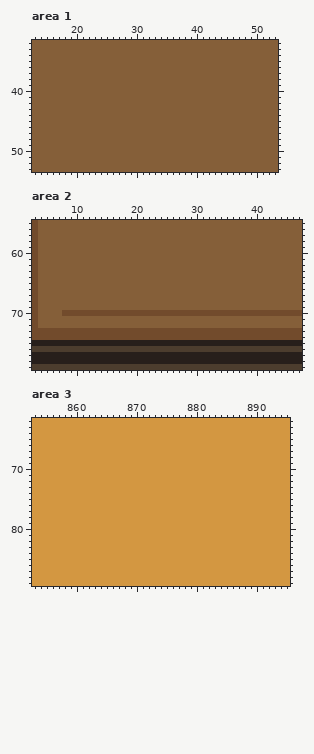
File history of a pixel-art file, ! External Files/experimentation.aseprite. This is how it looked before the edit.
963x109 pixels, 1 frame. Colours within 5 levels of each other are drawn and written as one. Shown: area 1: x 13..53, y 32..53; area 2: x 3..47, y 55..79; area 3: x 853..895, y 62..89. The commit also changed other parts of the picture, which this record leaves out.
The same view after the edit:
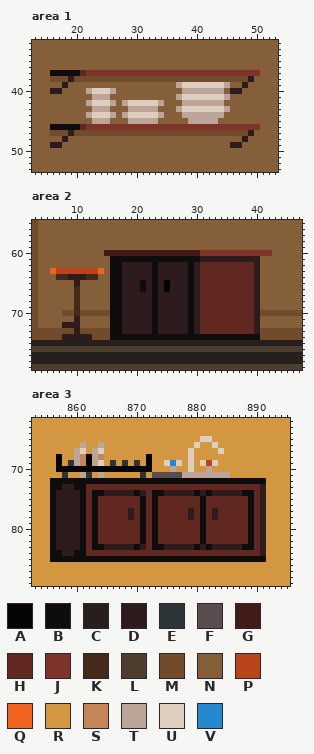
Palette (. is transparent): A #050403  B #0e0c0c  C #271f1b  D #2d1b1e  E #2c3438  F #594d4d  G #421a16  H #612721  J #80332b  K #452a1b  L #4c3d2e  M #724b2c  N #855f39  P #b9451d  Q #f1641f  R #d39741  S #c68556  T #bda499  U #ddcebf  V #2789cd
Changes in this commit:
layer "Foreground/Furniture + Objects" now shown
Changed rows in their new state; - is an unchanged pixel.
Area 1, layer "Foreground/Furniture + Objects":
first column x 16:
37 BBBBBHJJJJJJJJJJJJJJJJJJJJJJJJJJJJJ
38 MMMDMMMMMMMMMMMMMMMMMMMMMMMMMMMMMD-
39 --D------------------TUUUUUUUT--D--
40 DD----TUUUT-----------TTTTTTT-DD---
41 -------TTT-----------TUUUUUUUT-----
42 ------TUUUT-TUUUUUT---TTTTTTT------
43 -------TTT---TTTTT---TUUUUUUUT-----
44 ------TUUUT-TUUUUUT---TTTTTTT------
45 -------TTT---TTTTT-----TTTTT-------
46 BBBBBHJJJJJJJJJJJJJJJJJJJJJJJJJJJJJ
47 MMMDMMMMMMMMMMMMMMMMMMMMMMMMMMMMMD-
48 --D-----------------------------D--
49 DD----------------------------DD---
Area 2, layer "Foreground/Furniture + Objects":
first column x 6:
60 ---------GGGGGGGGGGGGGGGGJJJJJJJJJJJJ
61 ----------BBBBBBBBBBBBBBBDDDDDDDDDD--
62 ----------BBDDDDDBDDDDDBDHHHHHHHHHD--
63 QPPPPPPPQ-BBDDDDDBDDDDDBDHHHHHHHHHD--
64 -KKDDDKK--BBDDDDDBDDDDDBDHHHHHHHHHD--
65 ----D-----BBDDDBDBDADDDBDHHHHHHHHHD--
66 ----K-----BBDDDBDBDADDDBDHHHHHHHHHD--
67 ----K-----BBDDDDDBDDDDDBDHHHHHHHHHD--
68 ----K-----BBDDDDDBDDDDDBDHHHHHHHHHD--
69 ----K-----BBDDDDDBDDDDDBDHHHHHHHHHD--
70 ----K-----BBDDDDDBDDDDDBDHHHHHHHHHD--
71 ----D-----BBDDDDDBDDDDDBDHHHHHHHHHD--
72 --DDD-----BBDDDDDBDDDDDBDHHHHHHHHHD--
73 ----D-----BBDDDDDBDDDDDBDHHHHHHHHHD--
74 --DDDDD---BBBBBBBBBBBBBBBBBBBBBBBBB--
Area 3, layer "Foreground/Furniture + Objects":
first column x 856:
65 -------------------------UU---------
66 -----T--T---------------U--U--------
67 ----TU-TU--------------U----U-------
68 -A--TSATS-------A------U------------
69 -A-ETSATU-E-E-E-A--UVU-U-UPU--------
70 -AAAAAAAAAAAAAAAA---T--U--T---------
71 --E--TE-T------E-FFFFFTTTTTTTT------
72 BBBBBBBBBBBBBBBBBBBBBBBBBBBBBBBBBBBB
73 BBDDBBHHHHHHHHHHHHHHHHHHHHHHHHHHHHHD
74 BDDDDBHBBDDDDDBDHBBDDDDDBDBDDDDDBBHD
75 BDDDDBHBHHHHHHHBHBHHHHHHHBHHHHHHHBHD
76 BDDDDBHBHHHHHHHBHBHHHHHHHBHHHHHHHBHD
77 BDDDDBHBHHHHHDHBHBHHHHHDHBHDHHHHHBHD
78 BDDDDBHBHHHHHDHBHBHHHHHDHBHDHHHHHBHD
79 BDDDDBHBHHHHHHHBHBHHHHHHHBHHHHHHHBHD
80 BDDDDBHBHHHHHHHBHBHHHHHHHBHHHHHHHBHD
81 BDDDDBHBHHHHHHHBHBHHHHHHHBHHHHHHHBHD
82 BDDDDBHBHHHHHHHBHBHHHHHHHBHHHHHHHBHD
83 BDDDDBHBBDDDDDBDHBBDDDDDBDBDDDDDBBHD
84 BBDDBBHHHHHHHHHHHHHHHHHHHHHHHHHHHHHD
85 BBBBBBBBBBBBBBBBBBBBBBBBBBBBBBBBBBBB
Changed places in both pictures, as pixel boxes (x1, y1, x2, y2):
changed: (50, 70, 260, 148)
changed: (50, 250, 272, 340)
changed: (50, 436, 266, 562)
